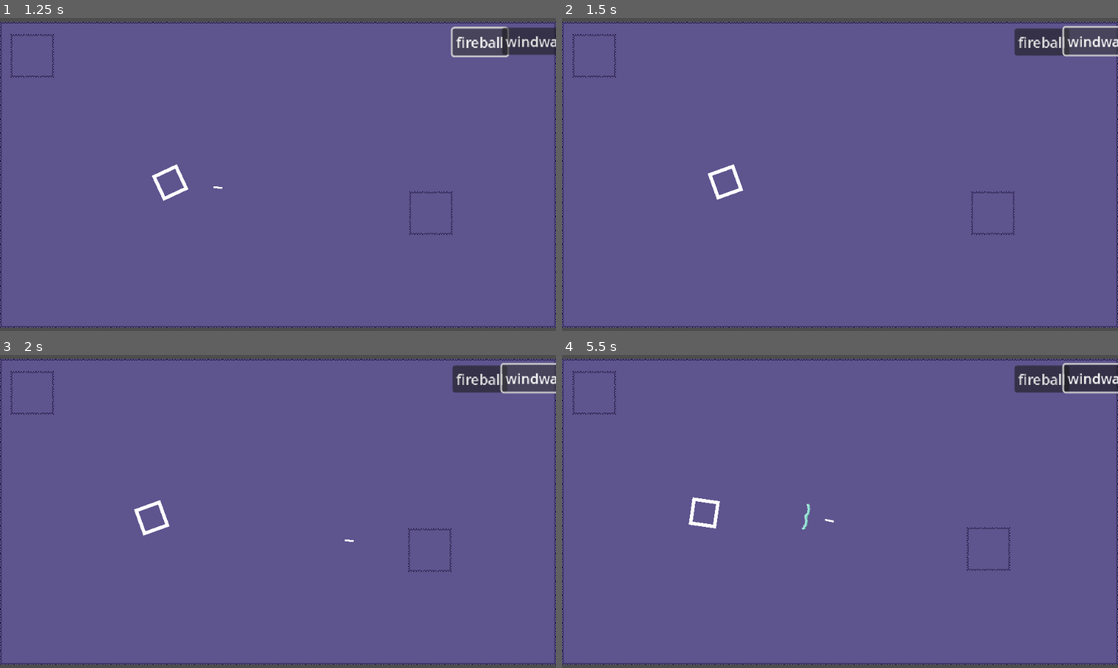
Above: before the commit, frames 1-4 (two rows, left to right).
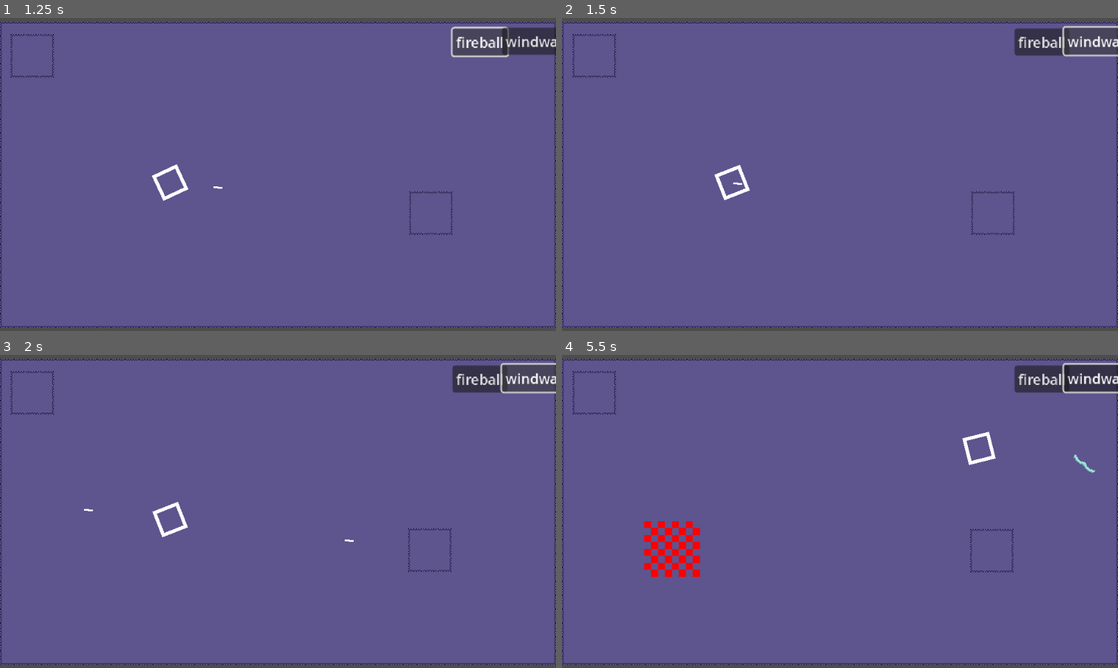
Above: after the commit, the same moments.

Repository: Enoxboo/Project-R
Game: Godot game, scene res://Levels/main_map.tscn
The game is run twice, just before and just after one commit, with the same random seed, the same clock (stepped at 60 frames per second) and the same inputs.
Inputs (mouse positions are in pixels of both pictures, inside the frame that each line leads up to):
- Up to frame 1 (1.25 s): click "fireball" at 0.5 s
- Up to frame 2 (1.5 s): click "windwall" at 1.25 s
- Up to frame 3 (2 s): no input
- Up to frame 4 (5.5 s): move the mouse to (962, 495) at 2.02 s; press the mouse at (962, 495) at 2.03 s; hold D (move_right) 2.03-2.78 s; move the mouse to (728, 527) at 2.77 s; release the mouse at (728, 527) at 2.78 s; hold S (move_down) 2.78-3.53 s; click (728, 527) at 2.85 s; move the mouse to (895, 442) at 3.52 s; press the mouse at (895, 442) at 3.53 s; hold D (move_right) 3.53-4.28 s; tap Space (dash) at 3.6 s; move the mouse to (812, 574) at 4.27 s; release the mouse at (812, 574) at 4.28 s; hold W (move_up) 4.28-5.03 s; right-click (812, 574) at 4.35 s; click (812, 574) at 4.55 s; move the mouse to (1006, 558) at 5.02 s; hold A (move_left) from 5.03 s (still down); hold E (spell_2) from 5.03 s (still down); click (1006, 558) at 5.3 s

Frame 1 is identical in both runs. In frame 2, 0.4% of the frame differs, in the area x 26-34%, y 46-59%; in frame 3, 0.4%; in frame 4, 1.7%, in the area x 14-96%, y 24-71%.

Commit message:
feat(spells): set up combos

Diff:
--- a/Combat/mana_zone.gd
+++ b/Combat/mana_zone.gd
@@ -10,7 +10,12 @@
 
 
 func _on_area_entered(area: Area2D) -> void:
-	area.burn(3, 1)
+	if area.owner.is_in_group("Enemy"):
+		area.burn(3, 1)
+	elif area.owner.is_in_group("SpellFire"):
+		pass
+	elif area.owner.is_in_group("SpellWind"):
+		pass
 
 
 func _on_timer_timeout() -> void:
--- a/Combat/mana_zone.tscn
+++ b/Combat/mana_zone.tscn
@@ -8,7 +8,7 @@
 
 [node name="ManaZone" type="Area2D"]
 collision_layer = 16
-collision_mask = 64
+collision_mask = 2368
 script = ExtResource("1_4akwi")
 
 [node name="Sprite" type="Sprite2D" parent="."]
@@ -19,6 +19,7 @@
 shape = SubResource("RectangleShape2D_6fbgd")
 
 [node name="Timer" type="Timer" parent="."]
+wait_time = 12.219999999999999
 one_shot = true
 autostart = true
 
--- a/Enemies/base_enemy.tscn
+++ b/Enemies/base_enemy.tscn
@@ -17,7 +17,7 @@
 [sub_resource type="CircleShape2D" id="CircleShape2D_hrovn"]
 radius = 15.0
 
-[node name="BaseEnemy" type="CharacterBody2D"]
+[node name="BaseEnemy" type="CharacterBody2D" groups=["Enemy"]]
 collision_layer = 32
 script = ExtResource("1_hrovn")
 data = ExtResource("2_o6yar")
--- a/Player/Movesets/eleanor_moveset.gd
+++ b/Player/Movesets/eleanor_moveset.gd
@@ -11,7 +11,7 @@
 
 
 func _perform_attack(player: Player) -> void:
-	ProjectileHelper.throw(player, ARROW, size, arrow_speed, arrow_time, ally, damage, arrow_stun, true)
+	ProjectileHelper.throw(player, ARROW, size, arrow_speed, arrow_time, ally, damage, arrow_stun, true, null)
 
 
 func _end_attack(_player: Player) -> void:
--- a/Player/Spells/Fire/fire_ball.gd
+++ b/Player/Spells/Fire/fire_ball.gd
@@ -11,21 +11,26 @@
 var cooldown: float = 3.0
 var size: Vector2 = Vector2(10.0, 14.0)
 
-func _on_area_entered(area: Area2D) -> void:
-	call_deferred("_spawn_zone", area)
+func _on_area_entered(area: Area2D, proj: Projectile) -> void:
+	call_deferred("on_hit", area, proj)
 
-func _spawn_zone(area: Area2D) -> void:
+func on_hit(area: Area2D, proj: Projectile) -> void:
+	if area.owner.is_in_group("Enemy"):
+		spawn_zone(area)
+	elif area.owner.is_in_group("SpellWind"):
+		ComboManager.fire_tornado(area.global_position)
+		area.owner.queue_free()
+		proj.queue_free()
+
+
+func apply_spell(projectile: Projectile) -> void:
+	spawn_zone(projectile)
+
+func spawn_zone(parent: Node2D) -> void:
 	var zone = MANA_ZONE.instantiate()
 	zone.element = "Fire"
-	area.get_tree().current_scene.add_child(zone)
-	zone.global_position = area.global_position
-
-func apply_spell(projectile: Projectile) -> void:
-	print("Position:", projectile.global_position)
-	var zone = MANA_ZONE.instantiate()
-	zone.element = "Fire"
-	projectile.get_tree().current_scene.add_child(zone)
-	zone.global_position = projectile.global_position
+	parent.get_tree().current_scene.add_child(zone)
+	zone.global_position = parent.global_position
 
 func cast(player) -> bool:
 	if not super.cast(player):
@@ -34,8 +39,8 @@
 	player.current_mana -= mana_cost
 	print(player.current_mana)
 
-	var proj = ProjectileHelper.throw(player, FIRE, size, fireball_speed, fireball_time, ally, damage, fireball_stun, true)
-	proj.area_2d.area_entered.connect(_on_area_entered)
+	var proj = ProjectileHelper.throw(player, FIRE, size, fireball_speed, fireball_time, ally, damage, fireball_stun, true, "Fire")
+	proj.area_2d.area_entered.connect(func(area): _on_area_entered(area, proj))
 	proj.timer.timeout.connect(func(): apply_spell(proj))
 
 	return true
--- a/Player/Spells/Wind/wind_wall.gd
+++ b/Player/Spells/Wind/wind_wall.gd
@@ -11,7 +11,9 @@
 var size: Vector2 = Vector2(6.0, 30.0)
 
 func _on_area_entered(area: Area2D) -> void:
-	area.owner.queue_free()
+	if area.owner.is_in_group("Projectile"):
+		area.owner.queue_free()
+
 
 func cast(player) -> bool:
 	if not super.cast(player):
@@ -20,7 +22,7 @@
 	player.current_mana -= mana_cost
 	print(player.current_mana)
 
-	var proj = ProjectileHelper.throw(player, WIND, size, windwall_speed, windwall_time, ally, damage, windwall_stun, false)
+	var proj = ProjectileHelper.throw(player, WIND, size, windwall_speed, windwall_time, ally, damage, windwall_stun, false, "Wind")
 	proj.area_2d.area_entered.connect(_on_area_entered)
 
 	return true
--- /dev/null
+++ b/Player/Spells/combo_manager.gd
@@ -0,0 +1,6 @@
+extends Node
+
+class_name ComboManager
+
+static func fire_tornado(position) -> void:
+	print("fire tornado : " + str(position))
--- a/Projectiles/projectile.gd
+++ b/Projectiles/projectile.gd
@@ -38,7 +38,7 @@
 		area_2d.collision_mask = PLAYER_HURTBOX
 	elif is_ally and is_attack:
 		area_2d.collision_layer = PLAYER_PROJECTILE
-		area_2d.collision_mask = ENEMY_HURTBOX
+		area_2d.collision_mask = ENEMY_HURTBOX + SPELL_UTILITY
 	elif not is_ally and not is_attack:
 		area_2d.collision_layer = SPELL_UTILITY
 		area_2d.collision_mask = PLAYER_PROJECTILE
@@ -58,9 +58,8 @@
 	position += direction * speed * delta
 
 func _on_area_2d_area_entered(area: Area2D) -> void:
-	if area.has_method("take_damage") and is_attack:
+	if area.owner.is_in_group("Enemy") and is_attack:
 		area.take_damage(damage, direction, stun_duration)
-	queue_free()
 
 func apply_spell():
 	pass
--- a/Projectiles/projectile.tscn
+++ b/Projectiles/projectile.tscn
@@ -15,7 +15,7 @@
 
 [node name="Area2D" type="Area2D" parent="."]
 collision_layer = 4
-collision_mask = 128
+collision_mask = 0
 
 [node name="CollisionShape" type="CollisionShape2D" parent="Area2D"]
 shape = SubResource("RectangleShape2D_3v6ly")
--- a/StateMachine/States/attack_projectile.gd
+++ b/StateMachine/States/attack_projectile.gd
@@ -11,5 +11,5 @@
 	parent.can_attack = false
 	parent.attack_cooldown.start()
 	parent.velocity = Vector2.ZERO
-	ProjectileHelper.throw(parent, parent.data.attack_sprite, parent.data.attack_size, parent.data.projectile_speed, parent.data.projectile_time, parent.data.ally, parent.data.damage, parent.data.projectile_stun, true)
+	ProjectileHelper.throw(parent, parent.data.attack_sprite, parent.data.attack_size, parent.data.projectile_speed, parent.data.projectile_time, parent.data.ally, parent.data.damage, parent.data.projectile_stun, true, null)
 	await get_tree().create_timer(1.5).timeout
--- a/Utils/Helpers/projectile_helper.gd
+++ b/Utils/Helpers/projectile_helper.gd
@@ -3,7 +3,7 @@
 const PROJECTILE = preload("uid://cl3jxyqt80hkg")
 
 
-static func throw(parent, sprite, size, speed, time, is_ally, damage, stun, is_attack):
+static func throw(parent, sprite, size, speed, time, is_ally, damage, stun, is_attack, element):
 	var proj = PROJECTILE.instantiate()
 	var target: Vector2
 	proj.sprite_texture = sprite
@@ -19,4 +19,8 @@
 	proj.is_attack = is_attack
 	parent.get_parent().add_child(proj)
 	proj.set_collision_size(size)
+	if element:
+		proj.add_to_group("Spell" + element)
+	else:
+		proj.add_to_group("Projectile")
 	return proj
--- a/project.godot
+++ b/project.godot
@@ -37,6 +37,7 @@
 [global_group]
 
 Player=""
+Enemy=""
 
 [input]
 
Not shown, added: Player/Spells/combo_manager.gd.uid
